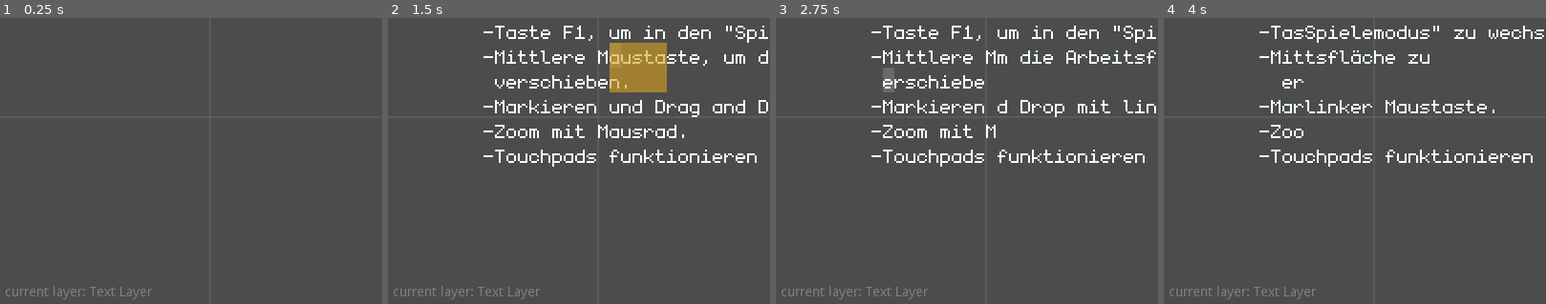
Above: before the commit, frames 1-4 (left to right).
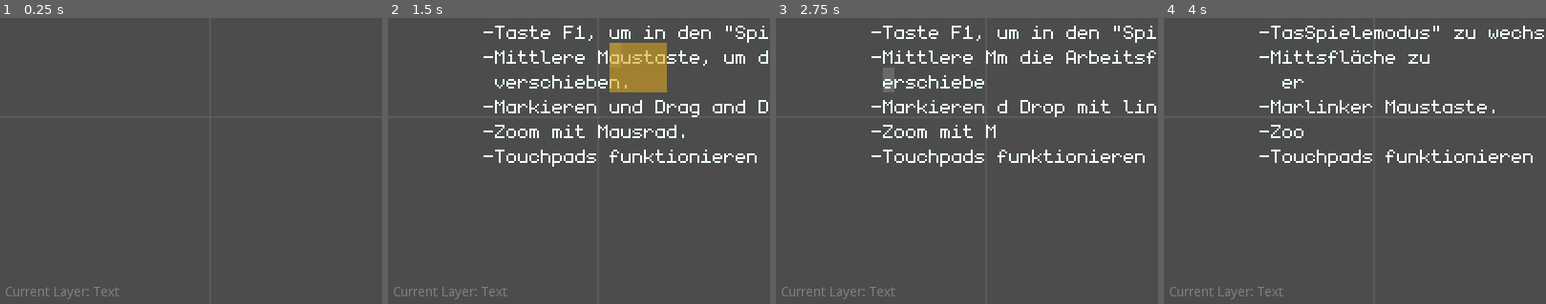
Above: after the commit, the same moments.

Repository: slapslash/TextMap
Game: Godot game, scene res://TextMap.tscn
Same seed, same stepped clock (60 frames per second), same inputs: the game is played once before the commit and once after it.
Inputs (mouse positions are % of the whole screen's width and height, from its top left):
- Up to frame 1 (0.25 s): no input
- Up to frame 2 (1.5 s): tap Enter at 0.5, 0.6 s; move the mouse to (72, 45) at 0.52 s; hold Right (ui_right) 0.53-1.25 s; click (72, 45) at 0.67 s; tap Space at 0.77, 1.25 s; drag from (30, 55) to (45, 70) at 1.27 s
- Up to frame 3 (2.75 s): tap Enter at 2 s; move the mouse to (60, 28) at 2.02 s; hold Right (ui_right) from 2.03 s (still down); tap Delete at 2.1 s
- Up to frame 4 (4 s): release Right (ui_right) at 2.75 s; tap Space at 2.75, 3.77 s; drag from (45, 70) to (20, 35) at 2.77 s; tap Enter at 3.5, 3.6 s; move the mouse to (80, 65) at 3.52 s; hold Left (ui_left) from 3.53 s (still down)
The pictures show only the part of the screen within x 0-50%, y 50-100%; the shares and areas given below are measured in that part.

The runs differ from the first frame. In frame 1, 0.4% of the frame differs, in the area x 1-40%, y 93-99%; in frame 2, 0.4%; in frame 3, 0.4%; in frame 4, 0.4%.

Commit message:
Change layer name variables and representation.

Diff:
--- a/Global.gd
+++ b/Global.gd
@@ -26,8 +26,8 @@
 var project_path = "res://TextMapProject.tscn"
 var project_name = "TextMapProject"
 
-const LAYER_TEXT = "Text Layer"
-const LAYER_TERRAIN = "Terrain Layer"
+const LAYER_TEXT = "Text"
+const LAYER_TERRAIN = "Terrain"
 
 
 func _ready():
--- a/TerrainLayer.gd
+++ b/TerrainLayer.gd
@@ -1,6 +1,6 @@
 extends TileMap
 
-export var layer_name: String = Global.LAYER_TERRAIN
+const layer_name: String = Global.LAYER_TERRAIN
 
 var _paint: bool = false
 var _delete: bool = false
--- a/TextLayer.gd
+++ b/TextLayer.gd
@@ -1,6 +1,6 @@
 extends TileMap
 
-export var layer_name: String = Global.LAYER_TEXT
+const layer_name: String = Global.LAYER_TEXT
 
 onready var inputs = $Inputs
 
--- a/UI.gd
+++ b/UI.gd
@@ -11,4 +11,4 @@
 
 
 func _on_TextMap_switch_layer(to_layer_id):
-	current_layer_label.text = "current layer: " + str(to_layer_id)
+	current_layer_label.text = "Current Layer: " + str(to_layer_id)
